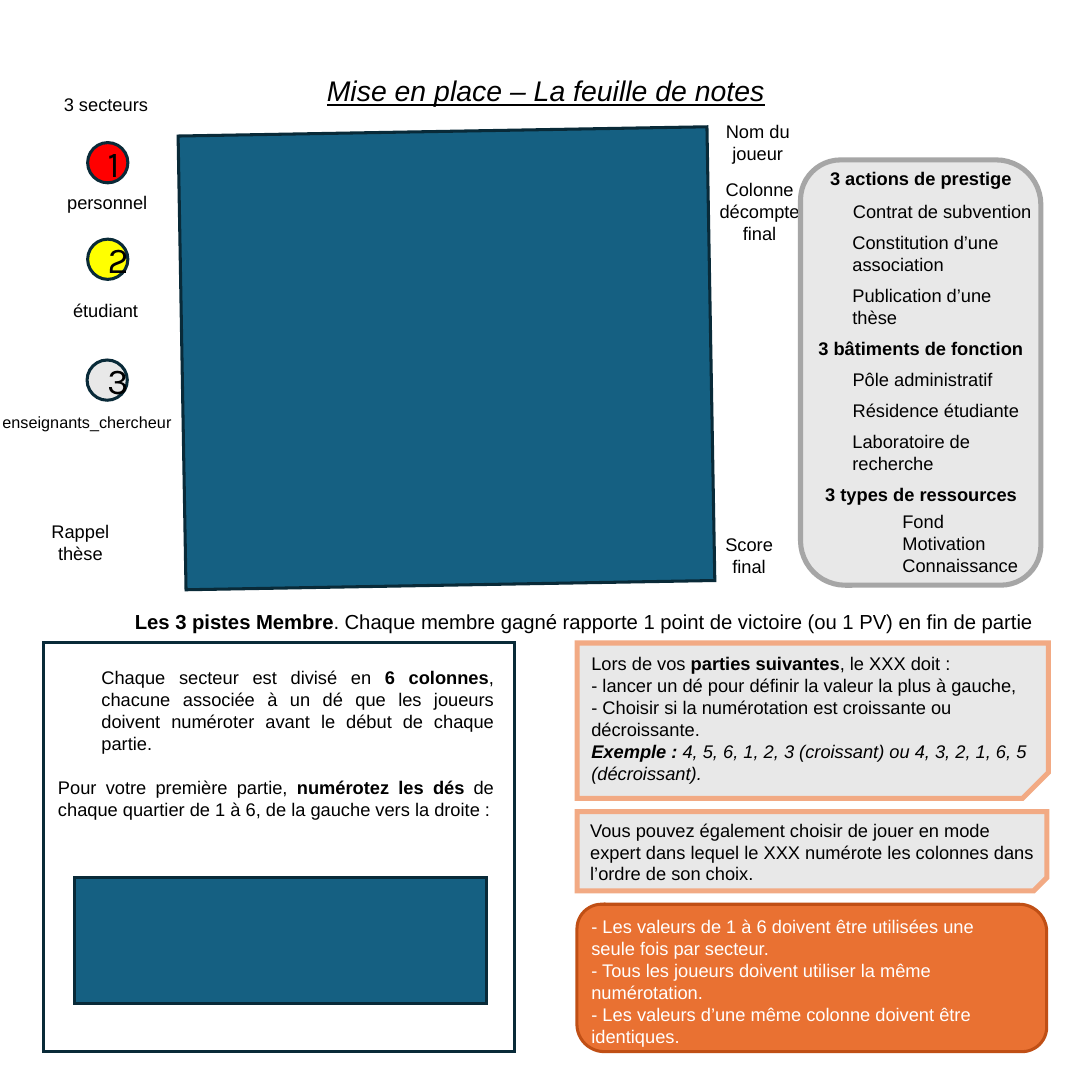
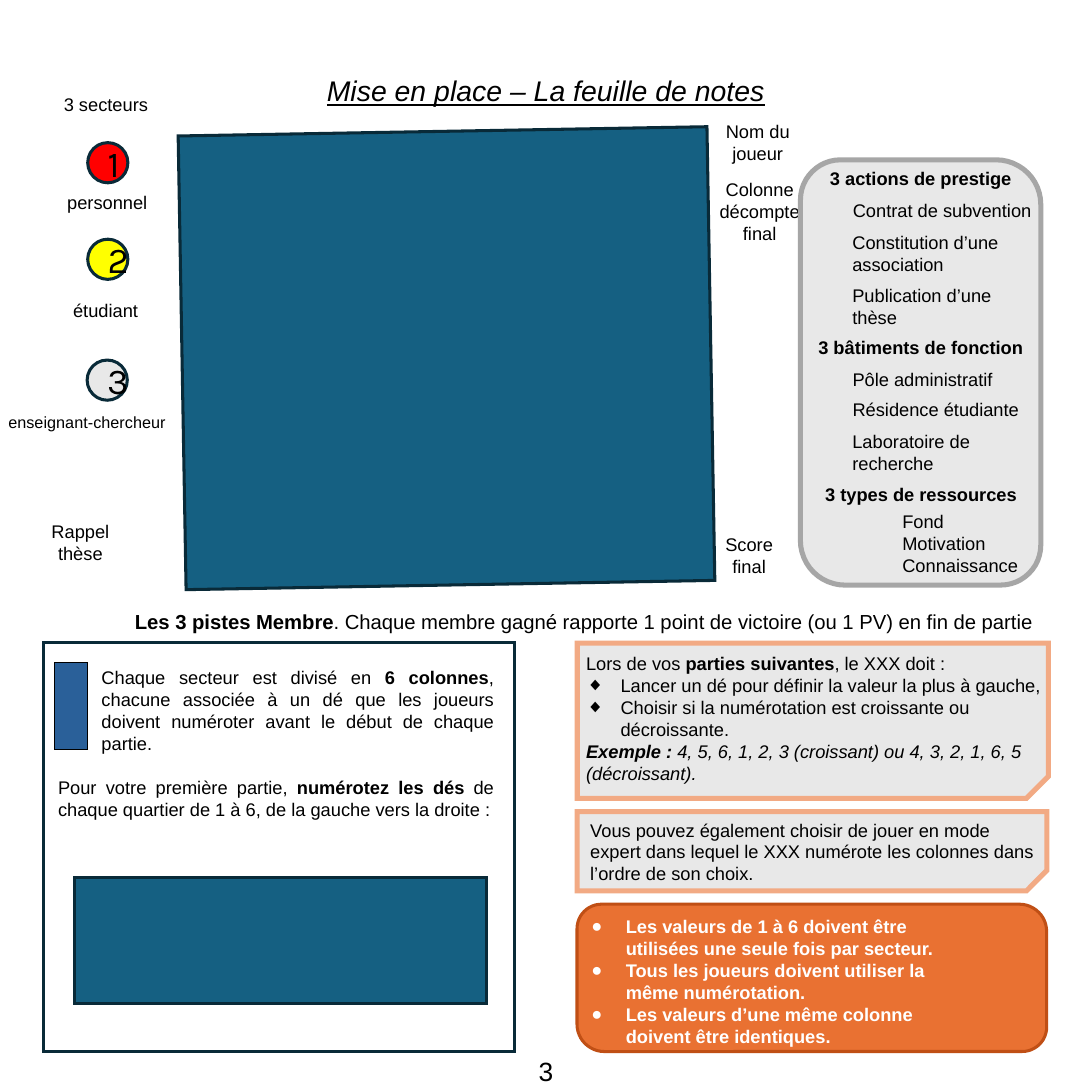
Before and after one commit to SimonMenicot/ProjetAP4B, a slide deck: slide 3 of Règles/UTBM - Roll and Rule.pptx. Drawn at 1092x1092 pixels with LibreOffice and Linux fonts; fonts in the diff are those of the drawing; background and template pictures are left out. Boxes give left, top, right and bottom in pixels: in the first picture for what was removed or moved away, otherwise in the second. Text is boxed around its words. In the diff, an @@ line names an element or a change of style, - is before the commit and + after.

```diff
--- a/Règles/UTBM - Roll and Rule.pptx
+++ b/Règles/UTBM - Roll and Rule.pptx
@@ text at [8,416,165,431]: text changed @@
-enseignants_chercheur
+enseignant-chercheur
@@ rectangle at [44,642,515,1051]: outline #092A39 1.5 pt to #092A38 1.5 pt @@
@@ snip rect at [577,643,1049,798]: proportions changed @@
@@ text at [586,656,1041,736]: text changed @@
-Lors de vos parties suivantes, le XXX doit :
-- lancer un dé pour définir la valeur la plus à gauche,
-- Choisir si la numérotation est croissante ou décroissante.
+Lors de vos parties suivantes, le XXX doit :
+◆ Lancer un dé pour définir la valeur la plus à gauche,
+◆ Choisir si la numérotation est croissante ou décroissante.
@@ rectangle added at [54,663,86,749], fill #2A6099, outline #000000 0 pt @@
@@ snip rect at [577,812,1047,891]: proportions changed @@
@@ text at [626,919,933,1047]: text changed; bold on @@
-- Les valeurs de 1 à 6 doivent être utilisées une seule fois par secteur.
-- Tous les joueurs doivent utiliser la même numérotation.
-- Les valeurs d’une même colonne doivent être identiques.
+● Les valeurs de 1 à 6 doivent être utilisées une seule fois par secteur.
+● Tous les joueurs doivent utiliser la même numérotation.
+● Les valeurs d’une même colonne doivent être identiques.
@@ text added at [539,1062,554,1082], 13 pt, text #000000 @@
+3
```
Also in this commit, not shown: 9 other slides changed, 1 slide added, 1 slide removed.
